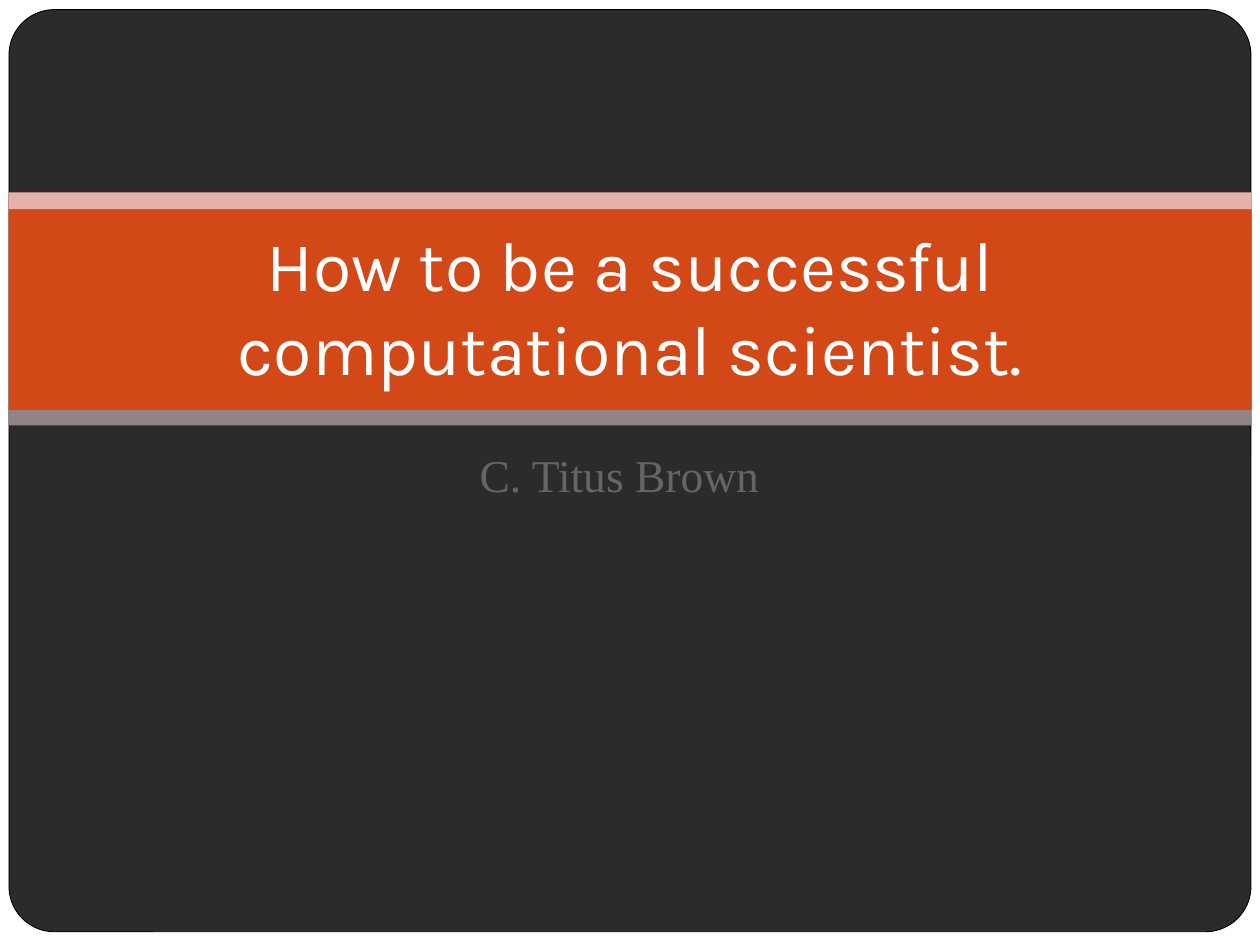
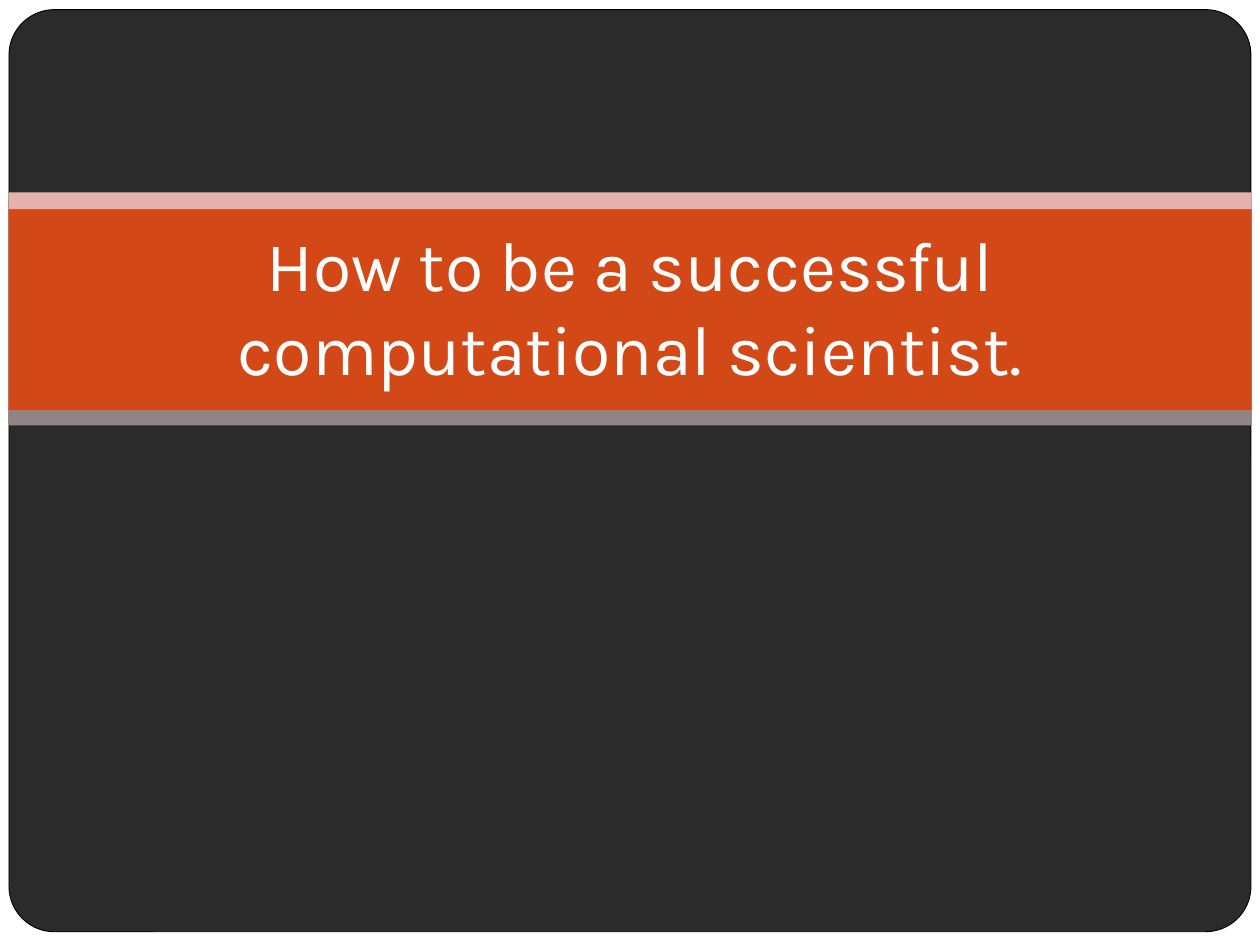
Before and after one commit to ngs-docs/angus, a slide deck: slide 1 of _static/2016-final-lecture.pptx. Drawn at 1260x945 pixels with LibreOffice and Linux fonts; fonts in the diff are those of the drawing; background and template pictures are left out; a plain dark background stands for a picture behind light text. Boxes give left, top, right and bottom in pixels: in the first picture for what was removed or moved away, otherwise in the second. Text is boxed around its words. In the diff, an @@ line names an element or a change of style, - is before the commit and + after.

```diff
--- a/_static/2016-final-lecture.pptx
+++ b/_static/2016-final-lecture.pptx
@@ subtitle removed at box(480, 462, 759, 492) @@
-C. Titus Brown
```
Also in this commit, not shown: 1 other slide changed.
